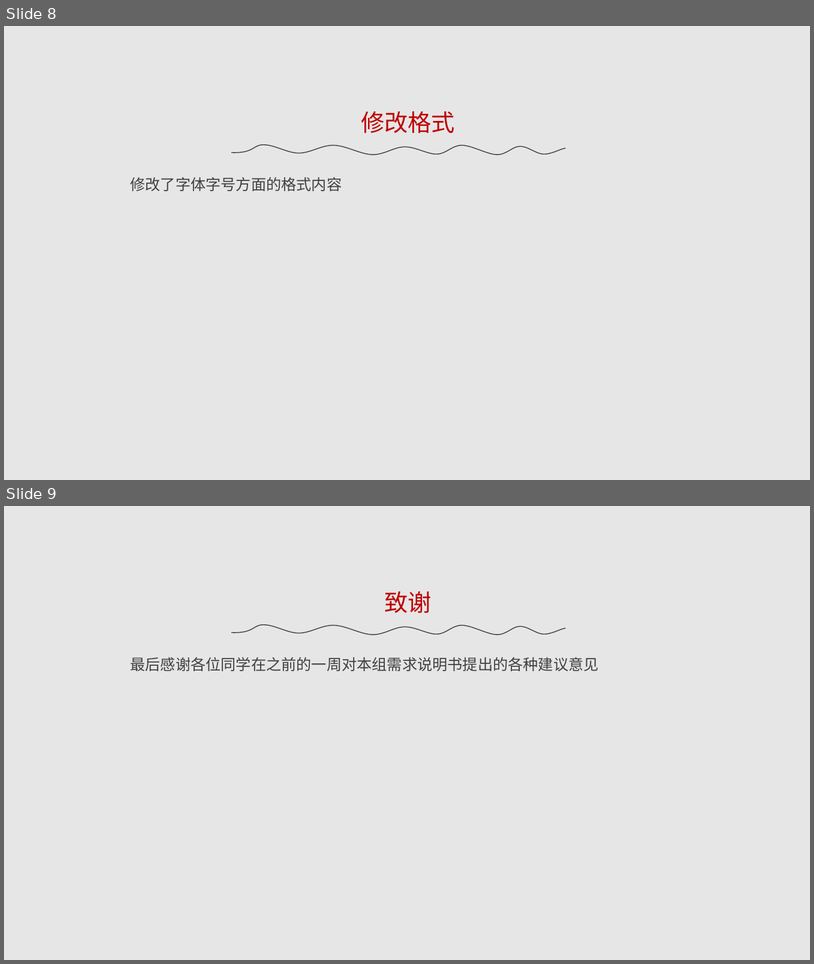
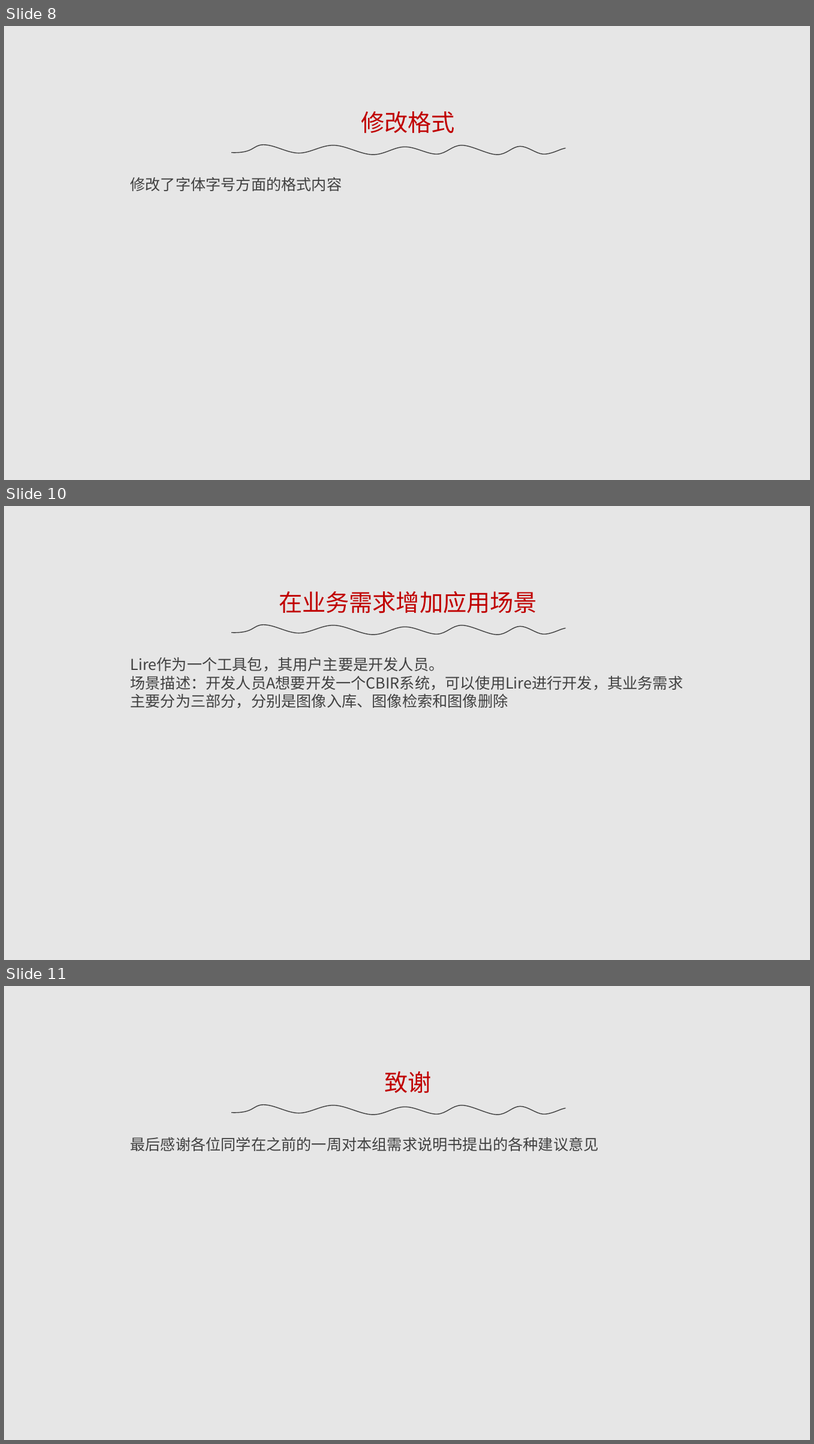
Before and after one commit to bhsei/17TeamE_Lire, a slide deck: 3.项目PPT/需求修改说明.ppt. Shown one above the other, each under a label of ours: slides 8 and 9 before the commit, slides 8, 10 and 11 after it; the slides between them are not shown. The pictures are 814x964 and 814x1444 pixels, drawn with LibreOffice and Linux fonts; fonts in the diff are those of the drawing. Boxes give left, top, right and bottom in pixels: in the first picture for what was removed or moved away, otherwise in the second. Text is boxed around its words. In the diff, an @@ line names an element or a change of style, - is before the commit and + after.

```diff
--- a/3.项目PPT/需求修改说明.ppt
+++ b/3.项目PPT/需求修改说明.ppt
@@ slide 10 added at <box>4,506,810,960</box>, background #E6E6E6 @@
@@ text added at <box>279,591,537,613</box>, 28 pt, text #C00000 @@
+在业务需求增加应用场景
@@ freeform shape added at <box>231,624,566,634</box>, outline #404040 0.99 pt @@
@@ text added at <box>131,657,684,708</box>, 18 pt, text #404040 @@
+Lire作为一个工具包，其用户主要是开发人员。
+场景描述：开发人员A想要开发一个CBIR系统，可以使用Lire进行开发，其业务需求主要分为三部分，分别是图像入库、图像检索和图像删除
@@ what was slide 9 is now slide 11 @@
```
Also in this commit, not shown: 1 other slide added, 6 other files.
